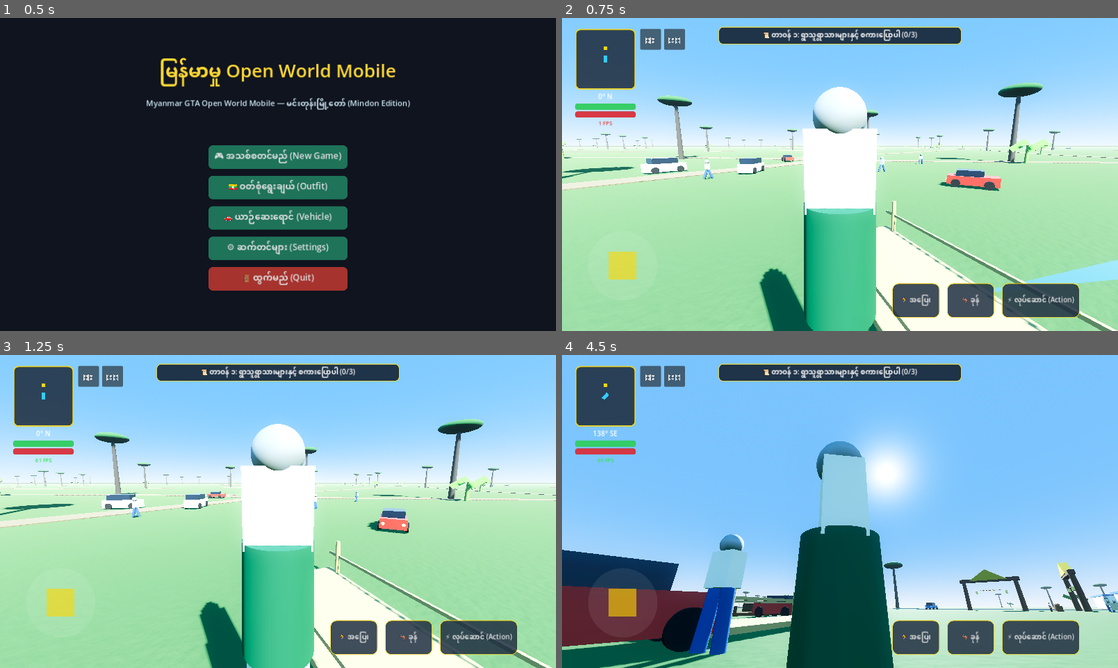
Above: before the commit, frames 1-4 (two rows, left to right).
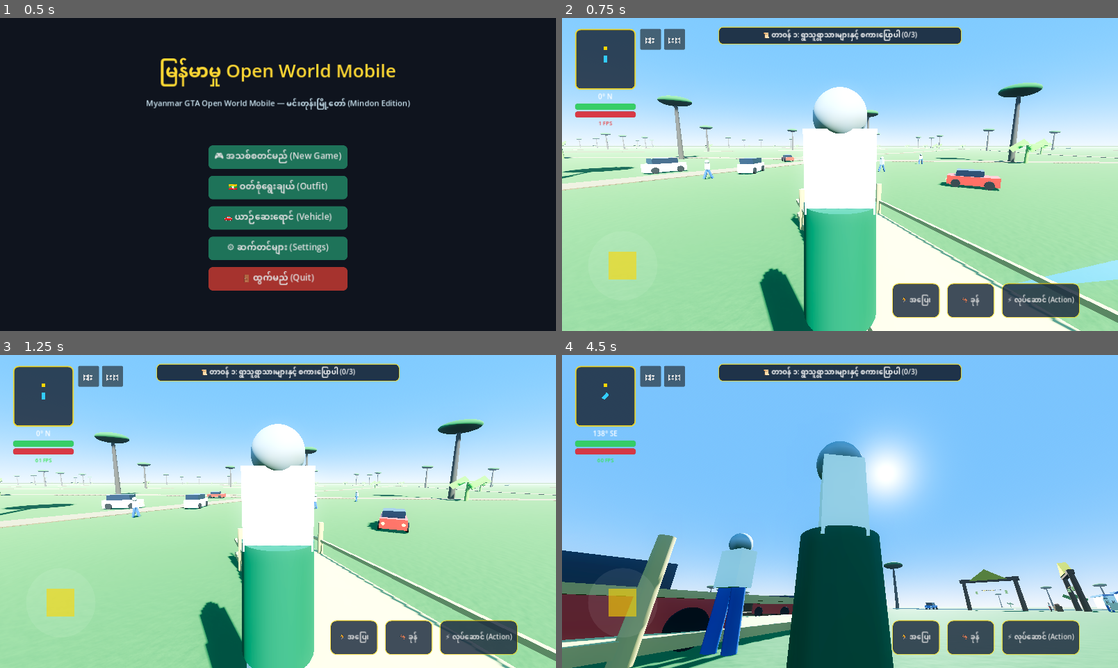
Above: after the commit, the same moments.

Repository: sudohlaingwin/gta-open-world
Game: Godot game, scene res://scenes/main_menu.tscn
The game is run twice, just before and just after one commit, with the same random seed, the same clock (stepped at 60 frames per second) and the same inputs.
Inputs (mouse positions are in pixels of both pictures, inside the frame that each line leads up to):
- Up to frame 1 (0.5 s): no input
- Up to frame 2 (0.75 s): click "🎮 အသစ်စတင်မည် (New Game)" at 0.5 s
- Up to frame 3 (1.25 s): no input
- Up to frame 4 (4.5 s): drag from (628, 611) to (895, 442) at 1.27 s; drag from (728, 527) to (812, 574) at 2.02 s; move the mouse to (895, 442) at 2.77 s; hold Right (ui_right) 2.78-3.5 s; hold Ctrl 2.78-3.5 s; drag from (812, 574) to (673, 464) at 3.52 s; move the mouse to (1006, 558) at 4.27 s; hold Left (ui_left) from 4.28 s (still down); hold Ctrl from 4.28 s (still down)

Frame 1 is identical in both runs. In frame 2, 3.0% of the frame differs, in the area x 41-100%, y 52-100%; in frame 3, 3.0%; in frame 4, 6.6%, in the area x 0-100%, y 56-100%.

Commit message:
Slice 133: Triple architectural scale upgrade (14.5m Bamboo Bridge, 10.2m Teashop Pavilion, 6.2m Market Stall)

Diff:
--- a/scenes/bamboo_bridge.tscn
+++ b/scenes/bamboo_bridge.tscn
@@ -1,41 +1,41 @@
 [gd_scene load_steps=8 format=3]
 
 [sub_resource type="BoxShape3D" id="BoxShape3D_floor"]
-size = Vector3(2.8, 0.2, 8.5)
+size = Vector3(3.8, 0.3, 14.5)
 
 [sub_resource type="BoxShape3D" id="BoxShape3D_rail_l"]
-size = Vector3(0.2, 1.2, 8.5)
+size = Vector3(0.25, 1.5, 14.5)
 
 [sub_resource type="BoxShape3D" id="BoxShape3D_rail_r"]
-size = Vector3(0.2, 1.2, 8.5)
+size = Vector3(0.25, 1.5, 14.5)
 
 [sub_resource type="BoxMesh" id="BoxMesh_deck"]
-size = Vector3(2.8, 0.15, 8.0)
+size = Vector3(3.8, 0.2, 14.0)
 
 [sub_resource type="StandardMaterial3D" id="StandardMaterial3D_bamboo"]
 albedo_color = Color(0.70, 0.58, 0.35, 1)
 roughness = 0.8
 
 [sub_resource type="CylinderMesh" id="CylinderMesh_post"]
-top_radius = 0.08
-bottom_radius = 0.09
-height = 1.8
+top_radius = 0.12
+bottom_radius = 0.14
+height = 2.4
 
 [sub_resource type="BoxMesh" id="BoxMesh_rail"]
-size = Vector3(0.08, 0.08, 8.0)
+size = Vector3(0.12, 0.12, 14.0)
 
 [node name="BambooBridge" type="StaticBody3D"]
 
 [node name="FloorCollision" type="CollisionShape3D" parent="."]
-transform = Transform3D(1, 0, 0, 0, 1, 0, 0, 0, 1, 0, 0.1, 0)
+transform = Transform3D(1, 0, 0, 0, 1, 0, 0, 0, 1, 0, 0.15, 0)
 shape = SubResource("BoxShape3D_floor")
 
 [node name="LeftRailCollision" type="CollisionShape3D" parent="."]
-transform = Transform3D(1, 0, 0, 0, 1, 0, 0, 0, 1, -1.35, 0.6, 0)
+transform = Transform3D(1, 0, 0, 0, 1, 0, 0, 0, 1, -1.85, 0.8, 0)
 shape = SubResource("BoxShape3D_rail_l")
 
 [node name="RightRailCollision" type="CollisionShape3D" parent="."]
-transform = Transform3D(1, 0, 0, 0, 1, 0, 0, 0, 1, 1.35, 0.6, 0)
+transform = Transform3D(1, 0, 0, 0, 1, 0, 0, 0, 1, 1.85, 0.8, 0)
 shape = SubResource("BoxShape3D_rail_r")
 
 [node name="VisualMesh" type="Node3D" parent="."]
@@ -46,31 +46,31 @@
 surface_material_override/0 = SubResource("StandardMaterial3D_bamboo")
 
 [node name="RailL" type="MeshInstance3D" parent="VisualMesh"]
-transform = Transform3D(1, 0, 0, 0, 1, 0, 0, 0, 1, -1.35, 0.8, 0)
+transform = Transform3D(1, 0, 0, 0, 1, 0, 0, 0, 1, -1.85, 0.8, 0)
 mesh = SubResource("BoxMesh_rail")
 surface_material_override/0 = SubResource("StandardMaterial3D_bamboo")
 
 [node name="RailR" type="MeshInstance3D" parent="VisualMesh"]
-transform = Transform3D(1, 0, 0, 0, 1, 0, 0, 0, 1, 1.35, 0.8, 0)
+transform = Transform3D(1, 0, 0, 0, 1, 0, 0, 0, 1, 1.85, 0.8, 0)
 mesh = SubResource("BoxMesh_rail")
 surface_material_override/0 = SubResource("StandardMaterial3D_bamboo")
 
 [node name="PostL1" type="MeshInstance3D" parent="VisualMesh"]
-transform = Transform3D(1, 0, 0, 0, 1, 0, 0, 0, 1, -1.35, 0.45, -3.5)
+transform = Transform3D(1, 0, 0, 0, 1, 0, 0, 0, 1, -1.85, 0.45, -5.5)
 mesh = SubResource("CylinderMesh_post")
 surface_material_override/0 = SubResource("StandardMaterial3D_bamboo")
 
 [node name="PostL2" type="MeshInstance3D" parent="VisualMesh"]
-transform = Transform3D(1, 0, 0, 0, 1, 0, 0, 0, 1, -1.35, 0.45, 3.5)
+transform = Transform3D(1, 0, 0, 0, 1, 0, 0, 0, 1, -1.85, 0.45, 5.5)
 mesh = SubResource("CylinderMesh_post")
 surface_material_override/0 = SubResource("StandardMaterial3D_bamboo")
 
 [node name="PostR1" type="MeshInstance3D" parent="VisualMesh"]
-transform = Transform3D(1, 0, 0, 0, 1, 0, 0, 0, 1, 1.35, 0.45, -3.5)
+transform = Transform3D(1, 0, 0, 0, 1, 0, 0, 0, 1, 1.85, 0.45, -5.5)
 mesh = SubResource("CylinderMesh_post")
 surface_material_override/0 = SubResource("StandardMaterial3D_bamboo")
 
 [node name="PostR2" type="MeshInstance3D" parent="VisualMesh"]
-transform = Transform3D(1, 0, 0, 0, 1, 0, 0, 0, 1, 1.35, 0.45, 3.5)
+transform = Transform3D(1, 0, 0, 0, 1, 0, 0, 0, 1, 1.85, 0.45, 5.5)
 mesh = SubResource("CylinderMesh_post")
 surface_material_override/0 = SubResource("StandardMaterial3D_bamboo")
--- a/scenes/market_stall.tscn
+++ b/scenes/market_stall.tscn
@@ -3,106 +3,106 @@
 [ext_resource type="Script" path="res://scripts/village_lantern_controller.gd" id="1_lantern"]
 
 [sub_resource type="BoxShape3D" id="BoxShape3D_stall"]
-size = Vector3(4.5, 3.2, 3.2)
+size = Vector3(6.2, 4.2, 4.2)
 
 [sub_resource type="BoxMesh" id="BoxMesh_table"]
-size = Vector3(4.0, 0.8, 2.4)
+size = Vector3(5.8, 1.1, 3.2)
 
 [sub_resource type="StandardMaterial3D" id="StandardMaterial3D_table_wood"]
 albedo_color = Color(0.40, 0.25, 0.12, 1)
 
 [sub_resource type="PrismMesh" id="PrismMesh_canopy"]
 left_to_right = 0.5
-size = Vector3(4.4, 0.8, 3.0)
+size = Vector3(6.4, 1.2, 4.4)
 
 [sub_resource type="StandardMaterial3D" id="StandardMaterial3D_canopy"]
 albedo_color = Color(0.15, 0.35, 0.65, 1)
 
 [sub_resource type="CylinderMesh" id="CylinderMesh_basket"]
-top_radius = 0.35
-bottom_radius = 0.25
-height = 0.4
+top_radius = 0.5
+bottom_radius = 0.38
+height = 0.55
 
 [sub_resource type="StandardMaterial3D" id="StandardMaterial3D_bamboo_basket"]
 albedo_color = Color(0.68, 0.55, 0.35, 1)
 
 [sub_resource type="SphereMesh" id="SphereMesh_fruit"]
-radius = 0.18
-height = 0.36
+radius = 0.26
+height = 0.5
 
 [sub_resource type="StandardMaterial3D" id="StandardMaterial3D_watermelon"]
 albedo_color = Color(0.12, 0.45, 0.18, 1)
 
 [sub_resource type="SphereMesh" id="SphereMesh_mango"]
-radius = 0.12
-height = 0.22
+radius = 0.18
+height = 0.32
 
 [sub_resource type="StandardMaterial3D" id="StandardMaterial3D_mango"]
 albedo_color = Color(0.95, 0.72, 0.12, 1)
 
 [sub_resource type="SphereMesh" id="SphereMesh_lamp"]
-radius = 0.14
-height = 0.2
+radius = 0.22
+height = 0.32
 
 [sub_resource type="StandardMaterial3D" id="StandardMaterial3D_lamp"]
 albedo_color = Color(1.0, 0.90, 0.5, 1)
 emission_enabled = true
 emission = Color(1.0, 0.82, 0.4, 1)
-emission_energy_multiplier = 2.0
+emission_energy_multiplier = 2.5
 
 [node name="MarketStall" type="StaticBody3D"]
 script = ExtResource("1_lantern")
 
 [node name="CollisionShape3D" type="CollisionShape3D" parent="."]
-transform = Transform3D(1, 0, 0, 0, 1, 0, 0, 0, 1, 0, 1.6, 0)
+transform = Transform3D(1, 0, 0, 0, 1, 0, 0, 0, 1, 0, 2.1, 0)
 shape = SubResource("BoxShape3D_stall")
 
 [node name="VisualMesh" type="Node3D" parent="."]
 
 [node name="Table" type="MeshInstance3D" parent="VisualMesh"]
-transform = Transform3D(1, 0, 0, 0, 1, 0, 0, 0, 1, 0, 0.4, 0)
+transform = Transform3D(1, 0, 0, 0, 1, 0, 0, 0, 1, 0, 0.55, 0)
 mesh = SubResource("BoxMesh_table")
 surface_material_override/0 = SubResource("StandardMaterial3D_table_wood")
 
 [node name="Canopy" type="MeshInstance3D" parent="VisualMesh"]
-transform = Transform3D(1, 0, 0, 0, 1, 0, 0, 0, 1, 0, 2.6, 0)
+transform = Transform3D(1, 0, 0, 0, 1, 0, 0, 0, 1, 0, 3.6, 0)
 mesh = SubResource("PrismMesh_canopy")
 surface_material_override/0 = SubResource("StandardMaterial3D_canopy")
 
 [node name="StallLantern" type="MeshInstance3D" parent="VisualMesh"]
-transform = Transform3D(1, 0, 0, 0, 1, 0, 0, 0, 1, 0, 2.2, 0)
+transform = Transform3D(1, 0, 0, 0, 1, 0, 0, 0, 1, 0, 3.0, 0)
 mesh = SubResource("SphereMesh_lamp")
 surface_material_override/0 = SubResource("StandardMaterial3D_lamp")
 
 [node name="StallLight" type="OmniLight3D" parent="VisualMesh"]
-transform = Transform3D(1, 0, 0, 0, 1, 0, 0, 0, 1, 0, 2.1, 0)
+transform = Transform3D(1, 0, 0, 0, 1, 0, 0, 0, 1, 0, 2.9, 0)
 light_color = Color(1.0, 0.85, 0.5, 1)
-light_energy = 1.6
-omni_range = 6.0
+light_energy = 2.2
+omni_range = 9.0
 
 [node name="BasketL" type="MeshInstance3D" parent="VisualMesh"]
-transform = Transform3D(1, 0, 0, 0, 1, 0, 0, 0, 1, -1.0, 1.0, 0)
+transform = Transform3D(1, 0, 0, 0, 1, 0, 0, 0, 1, -1.6, 1.4, 0)
 mesh = SubResource("CylinderMesh_basket")
 surface_material_override/0 = SubResource("StandardMaterial3D_bamboo_basket")
 
 [node name="WatermelonL" type="MeshInstance3D" parent="VisualMesh"]
-transform = Transform3D(1, 0, 0, 0, 1, 0, 0, 0, 1, -1.0, 1.3, 0)
+transform = Transform3D(1, 0, 0, 0, 1, 0, 0, 0, 1, -1.6, 1.8, 0)
 mesh = SubResource("SphereMesh_fruit")
 surface_material_override/0 = SubResource("StandardMaterial3D_watermelon")
 
 [node name="BasketR" type="MeshInstance3D" parent="VisualMesh"]
-transform = Transform3D(1, 0, 0, 0, 1, 0, 0, 0, 1, 1.0, 1.0, 0)
+transform = Transform3D(1, 0, 0, 0, 1, 0, 0, 0, 1, 1.6, 1.4, 0)
 mesh = SubResource("CylinderMesh_basket")
 surface_material_override/0 = SubResource("StandardMaterial3D_bamboo_basket")
 
 [node name="MangoR" type="MeshInstance3D" parent="VisualMesh"]
-transform = Transform3D(1, 0, 0, 0, 1, 0, 0, 0, 1, 1.0, 1.25, 0)
+transform = Transform3D(1, 0, 0, 0, 1, 0, 0, 0, 1, 1.6, 1.75, 0)
 mesh = SubResource("SphereMesh_mango")
 surface_material_override/0 = SubResource("StandardMaterial3D_mango")
 
 [node name="StallSign" type="Label3D" parent="."]
-transform = Transform3D(1, 0, 0, 0, 1, 0, 0, 0, 1, 0, 2.8, 1.5)
+transform = Transform3D(1, 0, 0, 0, 1, 0, 0, 0, 1, 0, 3.8, 2.2)
 text = "သစ်သီးနှင့် ကုန်စုံဆိုင်"
-font_size = 24
-outline_size = 8
+font_size = 32
+outline_size = 10
 modulate = Color(1, 0.9, 0.3, 1)
--- a/scenes/myanmar_teashop.tscn
+++ b/scenes/myanmar_teashop.tscn
@@ -3,66 +3,66 @@
 [ext_resource type="Script" path="res://scripts/village_lantern_controller.gd" id="1_lantern"]
 
 [sub_resource type="BoxShape3D" id="BoxShape3D_floor"]
-size = Vector3(7.0, 0.3, 5.5)
+size = Vector3(10.2, 0.4, 8.0)
 
 [sub_resource type="CylinderShape3D" id="CylinderShape3D_post_fl"]
-top_radius = 0.15
-bottom_radius = 0.15
-height = 3.0
+top_radius = 0.22
+bottom_radius = 0.22
+height = 4.4
 
 [sub_resource type="CylinderShape3D" id="CylinderShape3D_post_fr"]
-top_radius = 0.15
-bottom_radius = 0.15
-height = 3.0
+top_radius = 0.22
+bottom_radius = 0.22
+height = 4.4
 
 [sub_resource type="CylinderShape3D" id="CylinderShape3D_post_bl"]
-top_radius = 0.15
-bottom_radius = 0.15
-height = 3.0
+top_radius = 0.22
+bottom_radius = 0.22
+height = 4.4
 
 [sub_resource type="CylinderShape3D" id="CylinderShape3D_post_br"]
-top_radius = 0.15
-bottom_radius = 0.15
-height = 3.0
+top_radius = 0.22
+bottom_radius = 0.22
+height = 4.4
 
 [sub_resource type="BoxMesh" id="BoxMesh_floor"]
-size = Vector3(7.0, 0.3, 5.5)
+size = Vector3(10.2, 0.4, 8.0)
 
 [sub_resource type="StandardMaterial3D" id="StandardMaterial3D_floor_wood"]
 albedo_color = Color(0.38, 0.24, 0.14, 1)
 
 [sub_resource type="PrismMesh" id="PrismMesh_roof"]
 left_to_right = 0.5
-size = Vector3(7.6, 1.8, 6.2)
+size = Vector3(11.0, 2.6, 9.0)
 
 [sub_resource type="StandardMaterial3D" id="StandardMaterial3D_roof_thatch"]
 albedo_color = Color(0.45, 0.38, 0.24, 1)
 
 [sub_resource type="CylinderMesh" id="CylinderMesh_table"]
-top_radius = 0.7
-bottom_radius = 0.7
-height = 0.55
+top_radius = 1.0
+bottom_radius = 1.0
+height = 0.75
 
 [sub_resource type="StandardMaterial3D" id="StandardMaterial3D_table"]
 albedo_color = Color(0.52, 0.32, 0.16, 1)
 
 [sub_resource type="CylinderMesh" id="CylinderMesh_flask"]
-top_radius = 0.08
-bottom_radius = 0.12
-height = 0.38
+top_radius = 0.12
+bottom_radius = 0.18
+height = 0.55
 
 [sub_resource type="StandardMaterial3D" id="StandardMaterial3D_tin_flask"]
 albedo_color = Color(0.85, 0.20, 0.18, 1)
 
 [sub_resource type="SphereMesh" id="SphereMesh_pot"]
-radius = 0.12
-height = 0.2
+radius = 0.18
+height = 0.3
 
 [sub_resource type="StandardMaterial3D" id="StandardMaterial3D_teapot"]
 albedo_color = Color(0.9, 0.75, 0.2, 1)
 
 [sub_resource type="BoxMesh" id="BoxMesh_stool"]
-size = Vector3(0.35, 0.35, 0.35)
+size = Vector3(0.5, 0.45, 0.5)
 
 [sub_resource type="StandardMaterial3D" id="StandardMaterial3D_stool_blue"]
 albedo_color = Color(0.15, 0.45, 0.85, 1)
@@ -71,140 +71,140 @@
 albedo_color = Color(0.82, 0.18, 0.14, 1)
 
 [sub_resource type="CylinderMesh" id="CylinderMesh_plate"]
-top_radius = 0.24
-bottom_radius = 0.22
-height = 0.04
+top_radius = 0.35
+bottom_radius = 0.32
+height = 0.06
 
 [sub_resource type="StandardMaterial3D" id="StandardMaterial3D_plate"]
 albedo_color = Color(0.92, 0.92, 0.90, 1)
 
 [sub_resource type="BoxMesh" id="BoxMesh_eclair"]
-size = Vector3(0.08, 0.06, 0.28)
+size = Vector3(0.12, 0.08, 0.38)
 
 [sub_resource type="StandardMaterial3D" id="StandardMaterial3D_snack"]
 albedo_color = Color(0.78, 0.52, 0.22, 1)
 
 [sub_resource type="SphereMesh" id="SphereMesh_lamp"]
-radius = 0.18
-height = 0.24
+radius = 0.28
+height = 0.36
 
 [sub_resource type="StandardMaterial3D" id="StandardMaterial3D_lamp"]
 albedo_color = Color(1.0, 0.92, 0.65, 1)
 emission_enabled = true
 emission = Color(1.0, 0.88, 0.50, 1)
-emission_energy_multiplier = 2.0
+emission_energy_multiplier = 2.5
 
 [node name="MyanmarTeaShop" type="StaticBody3D"]
 script = ExtResource("1_lantern")
 
 [node name="FloorCollision" type="CollisionShape3D" parent="."]
-transform = Transform3D(1, 0, 0, 0, 1, 0, 0, 0, 1, 0, 0.15, 0)
+transform = Transform3D(1, 0, 0, 0, 1, 0, 0, 0, 1, 0, 0.2, 0)
 shape = SubResource("BoxShape3D_floor")
 
 [node name="PostFL" type="CollisionShape3D" parent="."]
-transform = Transform3D(1, 0, 0, 0, 1, 0, 0, 0, 1, -3.2, 1.5, 2.5)
+transform = Transform3D(1, 0, 0, 0, 1, 0, 0, 0, 1, -4.6, 2.2, 3.6)
 shape = SubResource("CylinderShape3D_post_fl")
 
 [node name="PostFR" type="CollisionShape3D" parent="."]
-transform = Transform3D(1, 0, 0, 0, 1, 0, 0, 0, 1, 3.2, 1.5, 2.5)
+transform = Transform3D(1, 0, 0, 0, 1, 0, 0, 0, 1, 4.6, 2.2, 3.6)
 shape = SubResource("CylinderShape3D_post_fr")
 
 [node name="PostBL" type="CollisionShape3D" parent="."]
-transform = Transform3D(1, 0, 0, 0, 1, 0, 0, 0, 1, -3.2, 1.5, -2.5)
+transform = Transform3D(1, 0, 0, 0, 1, 0, 0, 0, 1, -4.6, 2.2, -3.6)
 shape = SubResource("CylinderShape3D_post_bl")
 
 [node name="PostBR" type="CollisionShape3D" parent="."]
-transform = Transform3D(1, 0, 0, 0, 1, 0, 0, 0, 1, 3.2, 1.5, -2.5)
+transform = Transform3D(1, 0, 0, 0, 1, 0, 0, 0, 1, 4.6, 2.2, -3.6)
 shape = SubResource("CylinderShape3D_post_br")
 
 [node name="VisualMesh" type="Node3D" parent="."]
 
 [node name="Floor" type="MeshInstance3D" parent="VisualMesh"]
-transform = Transform3D(1, 0, 0, 0, 1, 0, 0, 0, 1, 0, 0.15, 0)
+transform = Transform3D(1, 0, 0, 0, 1, 0, 0, 0, 1, 0, 0.2, 0)
 mesh = SubResource("BoxMesh_floor")
 surface_material_override/0 = SubResource("StandardMaterial3D_floor_wood")
 
 [node name="Roof" type="MeshInstance3D" parent="VisualMesh"]
-transform = Transform3D(1, 0, 0, 0, 1, 0, 0, 0, 1, 0, 3.2, 0)
+transform = Transform3D(1, 0, 0, 0, 1, 0, 0, 0, 1, 0, 4.5, 0)
 mesh = SubResource("PrismMesh_roof")
 surface_material_override/0 = SubResource("StandardMaterial3D_roof_thatch")
 
 [node name="TeashopLamp" type="MeshInstance3D" parent="VisualMesh"]
-transform = Transform3D(1, 0, 0, 0, 1, 0, 0, 0, 1, 0, 2.7, 0)
+transform = Transform3D(1, 0, 0, 0, 1, 0, 0, 0, 1, 0, 3.8, 0)
 mesh = SubResource("SphereMesh_lamp")
 surface_material_override/0 = SubResource("StandardMaterial3D_lamp")
 
 [node name="TeashopLight" type="OmniLight3D" parent="VisualMesh"]
-transform = Transform3D(1, 0, 0, 0, 1, 0, 0, 0, 1, 0, 2.6, 0)
+transform = Transform3D(1, 0, 0, 0, 1, 0, 0, 0, 1, 0, 3.6, 0)
 light_color = Color(1.0, 0.88, 0.55, 1)
-light_energy = 2.2
-omni_range = 8.0
+light_energy = 2.8
+omni_range = 12.0
 
 [node name="Table1" type="MeshInstance3D" parent="VisualMesh"]
-transform = Transform3D(1, 0, 0, 0, 1, 0, 0, 0, 1, -1.8, 0.45, 0)
+transform = Transform3D(1, 0, 0, 0, 1, 0, 0, 0, 1, -2.6, 0.6, 0)
 mesh = SubResource("CylinderMesh_table")
 surface_material_override/0 = SubResource("StandardMaterial3D_table")
 
 [node name="Flask1" type="MeshInstance3D" parent="VisualMesh"]
-transform = Transform3D(1, 0, 0, 0, 1, 0, 0, 0, 1, -1.8, 0.85, 0.15)
+transform = Transform3D(1, 0, 0, 0, 1, 0, 0, 0, 1, -2.6, 1.15, 0.22)
 mesh = SubResource("CylinderMesh_flask")
 surface_material_override/0 = SubResource("StandardMaterial3D_tin_flask")
 
 [node name="Teapot1" type="MeshInstance3D" parent="VisualMesh"]
-transform = Transform3D(1, 0, 0, 0, 1, 0, 0, 0, 1, -1.8, 0.8, -0.15)
+transform = Transform3D(1, 0, 0, 0, 1, 0, 0, 0, 1, -2.6, 1.1, -0.22)
 mesh = SubResource("SphereMesh_pot")
 surface_material_override/0 = SubResource("StandardMaterial3D_teapot")
 
 [node name="Plate1" type="MeshInstance3D" parent="VisualMesh"]
-transform = Transform3D(1, 0, 0, 0, 1, 0, 0, 0, 1, -1.5, 0.72, 0.0)
+transform = Transform3D(1, 0, 0, 0, 1, 0, 0, 0, 1, -2.2, 0.98, 0.0)
 mesh = SubResource("CylinderMesh_plate")
 surface_material_override/0 = SubResource("StandardMaterial3D_plate")
 
 [node name="Snack1" type="MeshInstance3D" parent="VisualMesh"]
-transform = Transform3D(1, 0, 0, 0, 1, 0, 0, 0, 1, -1.5, 0.76, 0.0)
+transform = Transform3D(1, 0, 0, 0, 1, 0, 0, 0, 1, -2.2, 1.04, 0.0)
 mesh = SubResource("BoxMesh_eclair")
 surface_material_override/0 = SubResource("StandardMaterial3D_snack")
 
 [node name="Table2" type="MeshInstance3D" parent="VisualMesh"]
-transform = Transform3D(1, 0, 0, 0, 1, 0, 0, 0, 1, 1.8, 0.45, 0)
+transform = Transform3D(1, 0, 0, 0, 1, 0, 0, 0, 1, 2.6, 0.6, 0)
 mesh = SubResource("CylinderMesh_table")
 surface_material_override/0 = SubResource("StandardMaterial3D_table")
 
 [node name="Flask2" type="MeshInstance3D" parent="VisualMesh"]
-transform = Transform3D(1, 0, 0, 0, 1, 0, 0, 0, 1, 1.8, 0.85, 0.15)
+transform = Transform3D(1, 0, 0, 0, 1, 0, 0, 0, 1, 2.6, 1.15, 0.22)
 mesh = SubResource("CylinderMesh_flask")
 surface_material_override/0 = SubResource("StandardMaterial3D_tin_flask")
 
 [node name="Stool1A" type="MeshInstance3D" parent="VisualMesh"]
-transform = Transform3D(1, 0, 0, 0, 1, 0, 0, 0, 1, -2.4, 0.3, 0)
+transform = Transform3D(1, 0, 0, 0, 1, 0, 0, 0, 1, -3.5, 0.42, 0)
 mesh = SubResource("BoxMesh_stool")
 surface_material_override/0 = SubResource("StandardMaterial3D_stool_blue")
 
 [node name="Stool1B" type="MeshInstance3D" parent="VisualMesh"]
-transform = Transform3D(1, 0, 0, 0, 1, 0, 0, 0, 1, -1.2, 0.3, 0)
+transform = Transform3D(1, 0, 0, 0, 1, 0, 0, 0, 1, -1.7, 0.42, 0)
 mesh = SubResource("BoxMesh_stool")
 surface_material_override/0 = SubResource("StandardMaterial3D_stool_blue")
 
 [node name="Stool2A" type="MeshInstance3D" parent="VisualMesh"]
-transform = Transform3D(1, 0, 0, 0, 1, 0, 0, 0, 1, 1.2, 0.3, 0)
+transform = Transform3D(1, 0, 0, 0, 1, 0, 0, 0, 1, 1.7, 0.42, 0)
 mesh = SubResource("BoxMesh_stool")
 surface_material_override/0 = SubResource("StandardMaterial3D_stool_red")
 
 [node name="Stool2B" type="MeshInstance3D" parent="VisualMesh"]
-transform = Transform3D(1, 0, 0, 0, 1, 0, 0, 0, 1, 2.4, 0.3, 0)
+transform = Transform3D(1, 0, 0, 0, 1, 0, 0, 0, 1, 3.5, 0.42, 0)
 mesh = SubResource("BoxMesh_stool")
 surface_material_override/0 = SubResource("StandardMaterial3D_stool_red")
 
 [node name="Signboard" type="Label3D" parent="."]
-transform = Transform3D(1, 0, 0, 0, 1, 0, 0, 0, 1, 0, 2.5, 2.8)
+transform = Transform3D(1, 0, 0, 0, 1, 0, 0, 0, 1, 0, 3.6, 3.9)
 text = "ရွှေမင်္ဂလာ လက်ဖက်ရည်ဆိုင်"
+font_size = 38
+outline_size = 10
+modulate = Color(1, 0.85, 0.2, 1)
+
+[node name="MenuBoard" type="Label3D" parent="."]
+transform = Transform3D(1, 0, 0, 0, 1, 0, 0, 0, 1, 0, 2.5, -3.8)
+text = "• လက်ဖက်ရည် (ချိုကျ/ပုံမှန်)\n• အီကြာကွေး နှင့် ဆမူဆာ\n• ကော်ဖီ / နို့မလိုင်"
 font_size = 28
 outline_size = 8
-modulate = Color(1, 0.85, 0.2, 1)
-
-[node name="MenuBoard" type="Label3D" parent="."]
-transform = Transform3D(1, 0, 0, 0, 1, 0, 0, 0, 1, 0, 1.8, -2.6)
-text = "• လက်ဖက်ရည် (ချိုကျ/ပုံမှန်)\n• အီကြာကွေး နှင့် ဆမူဆာ\n• ကော်ဖီ / နို့မလိုင်"
-font_size = 20
-outline_size = 6
 modulate = Color(0.95, 0.95, 0.85, 1)
Not shown, changed: COLLAB.md
